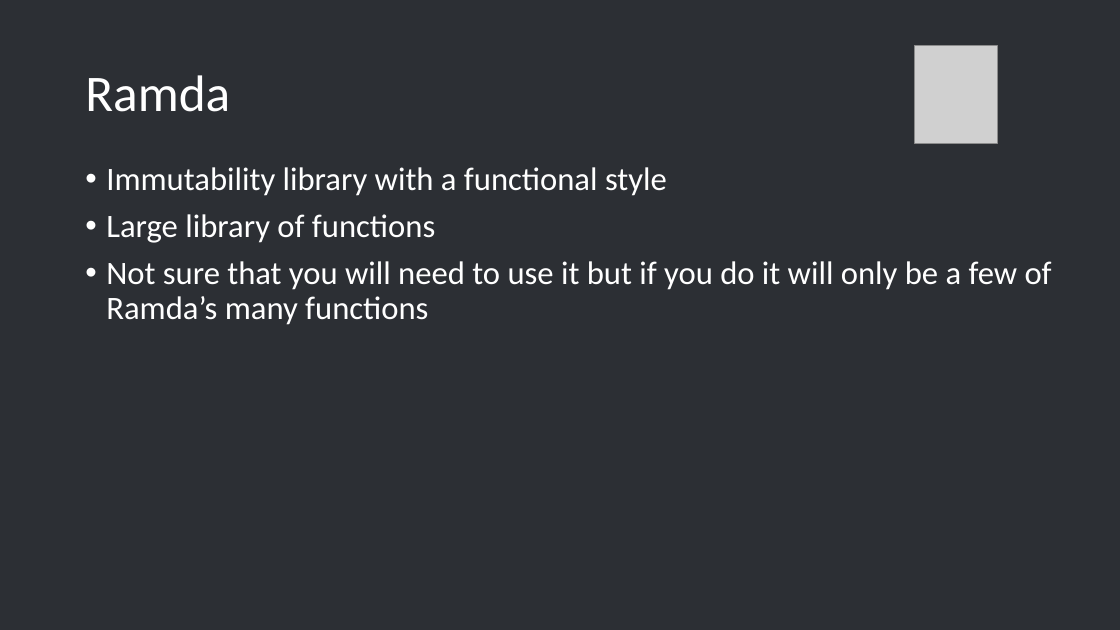
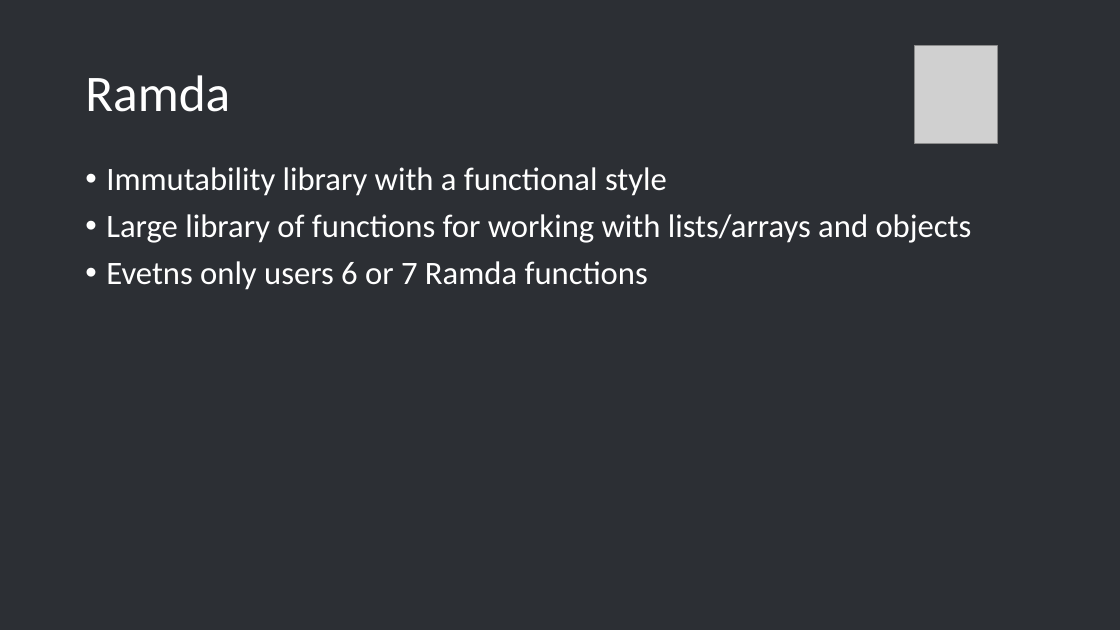
Before and after one commit to trivalleycoders-org/event-doc-and-admin, a slide deck: slide 10 of doc/project-presentations/project-intro-contrib.pptx. Drawn at 1120x630 pixels with LibreOffice and Linux fonts; fonts in the diff are those of the drawing; grey boxes stand for pictures; background and template pictures are left out. Boxes give left, top, right and bottom in pixels: in the first picture for what was removed or moved away, otherwise in the second. Text is boxed around its words. In the diff, an @@ line names an element or a change of style, - is before the commit and + after.

```diff
--- a/doc/project-presentations/project-intro-contrib.pptx
+++ b/doc/project-presentations/project-intro-contrib.pptx
@@ text at <box>106,214,972,290</box>: text changed @@
-• Large library of functions
-• Not sure that you will need to use it but if you do it will only be a few of Ramda’s many functions
+• Large library of functions for working with lists/arrays and objects
+• Evetns only users 6 or 7 Ramda functions
```
Also in this commit, not shown: 4 other slides changed, 4 slides removed, 26 other files.
